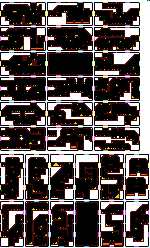
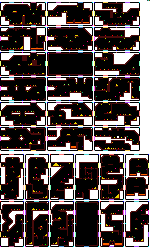
Before/after of a 150px x 248px layered artwork. What changed in the layer stack:
painted on "evil_temple.png" over [2, 210, 121, 235]
